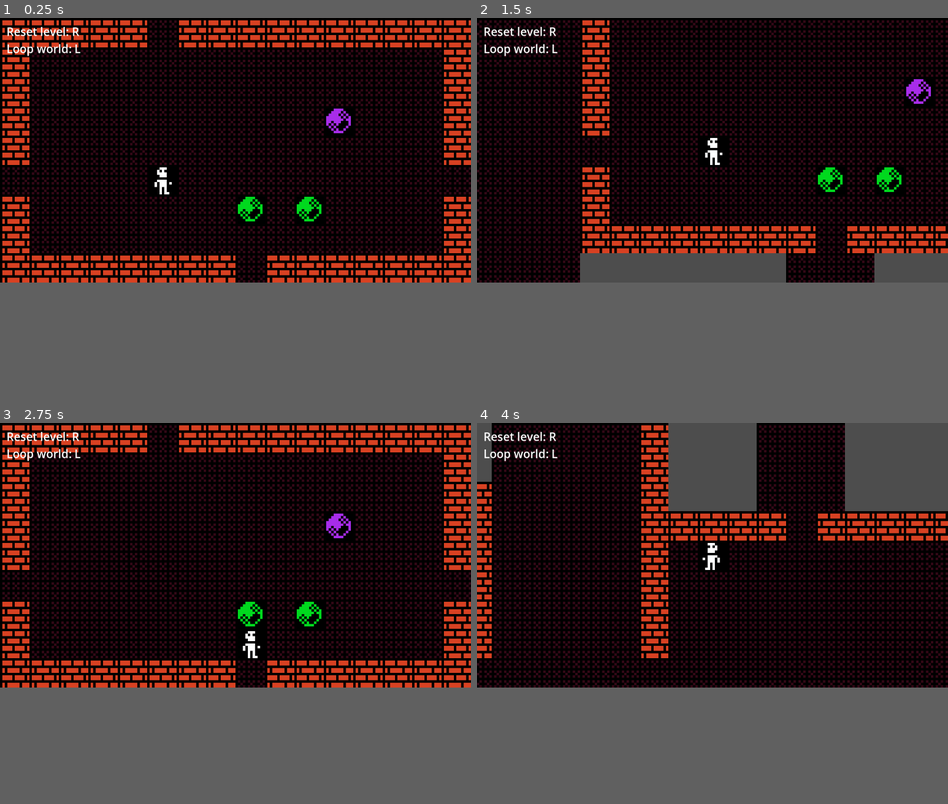
Above: before the commit, frames 1-4 (two rows, left to right).
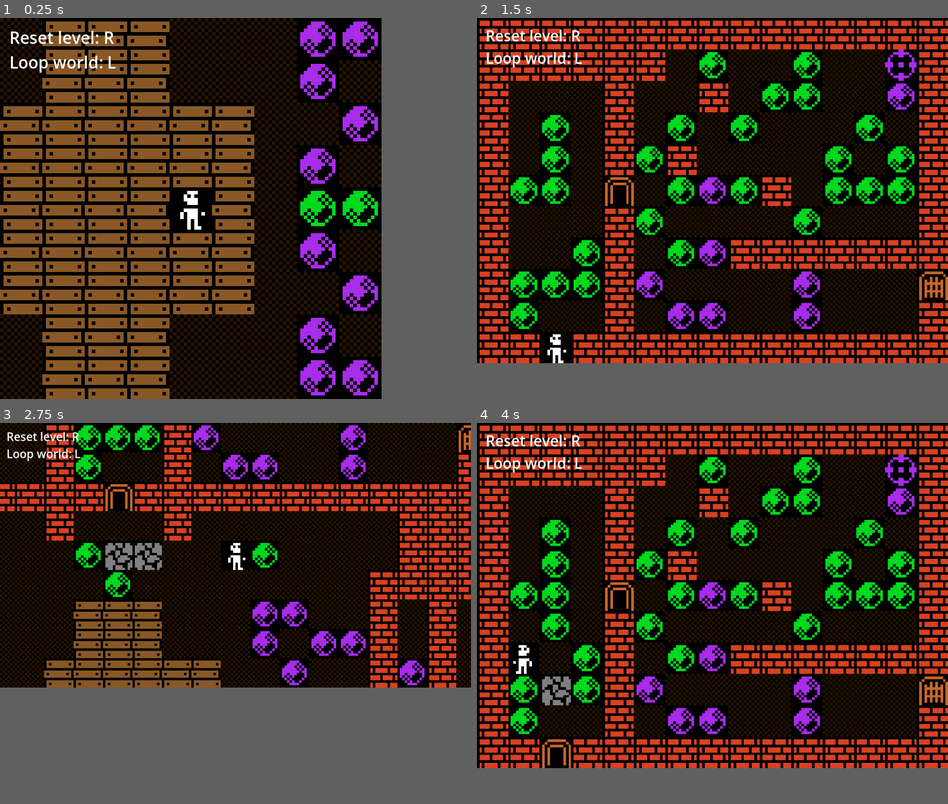
Above: after the commit, the same moments.

Repository: janhrastnik/gmtk2025
Game: Godot game, scene res://scenes/Lab_world.tscn
The game is run twice, just before and just after one commit, with the same random seed, the same clock (stepped at 60 frames per second) and the same inputs. Before the commit the project starts from res://scenes/room_resolution_test.tscn.
Inputs:
- Up to frame 1 (0.25 s): no input
- Up to frame 2 (1.5 s): tap Enter at 0.5 s; hold D (right) 0.53-1.28 s; hold C (camera_toggle) 0.53-1.28 s; hold S (down) from 1.28 s (still down); tap L (loop) at 1.35 s
- Up to frame 3 (2.75 s): release S (down) at 2.03 s; hold D (right) from 2.03 s (still down); hold C (camera_toggle) from 2.03 s (still down)
- Up to frame 4 (4 s): release D (right) at 2.78 s; release C (camera_toggle) at 2.78 s; hold W (up) 2.78-3.53 s; tap L (loop) at 2.85 s; hold A (left) from 3.53 s (still down); hold C (camera_toggle) from 3.53 s (still down)
In our replay, in frame 1 the window is 800x450 before the commit and 648x648 after it. These sizes can differ from the game's own. Grey fills any space a smaller window leaves; there, only what the larger window draws over its background counts as a difference.

The runs differ from the first frame. In frame 1, 58% of the frame differs, in the area x 0-100%, y 0-100%; in frame 2, 54%; in frame 3, 34%; in frame 4, 57%.

Commit message:
some rock fixes

Diff:
--- a/project.godot
+++ b/project.godot
@@ -11,7 +11,7 @@
 [application]
 
 config/name="gmtk2025"
-run/main_scene="uid://cexi6aq2u2acm"
+run/main_scene="uid://dg5qgpvblwkmw"
 config/features=PackedStringArray("4.4", "Forward Plus")
 config/icon="res://icon.svg"
 
--- a/scenes/Lab_world.tscn
+++ b/scenes/Lab_world.tscn
@@ -36,7 +36,7 @@
 visible = false
 
 [node name="Player" parent="." instance=ExtResource("2_7ap43")]
-position = Vector2(780, 0)
+position = Vector2(888, 0)
 starting_loop_position = Vector2(864, -108)
 
 [node name="TileMapLayer" type="TileMapLayer" parent="."]
--- a/scenes/interactable/loop_rock.tscn
+++ b/scenes/interactable/loop_rock.tscn
@@ -16,7 +16,8 @@
 offset = Vector2(6, 6)
 
 [node name="Area2D" type="Area2D" parent="."]
-collision_layer = 5
+collision_layer = 21
+collision_mask = 16
 
 [node name="CollisionShape2D" type="CollisionShape2D" parent="Area2D"]
 position = Vector2(6, 6)
--- a/scenes/interactable/reset_rock.gd
+++ b/scenes/interactable/reset_rock.gd
@@ -8,7 +8,7 @@
 func _ready() -> void:
 	super._ready()
 
-	starting_position = position
+	starting_position = global_position
 
 func reset_state():
-	position = starting_position
+	global_position = starting_position
--- a/scenes/interactable/rock.gd
+++ b/scenes/interactable/rock.gd
@@ -24,6 +24,8 @@
 	object_detect_area.position = Vector2(6.0, 6.0)
 	var col_shape: CollisionShape2D = CollisionShape2D.new()
 	col_shape.shape = detect_shape
+	# sadly this fucks up collisions
+	# object_detect_area.set_collision_layer_value(1, false)
 	object_detect_area.add_child(col_shape)
 	add_child(object_detect_area)
 
@@ -36,6 +38,7 @@
 		# we need to do this in a physics frame, otherwise
 		# area2d.get_overlapping_areas returns empty list
 		# at the start of the game
+		print("doing checks")
 		check_collisions()
 		check_for_objects()
 		do_checks = false
@@ -81,26 +84,25 @@
 				can_move_right = true
 
 func move_rock(pl: Player):
-	if global_position == pl.position - Vector2(0, 12.0) and can_move_up and not object_up:
+	if global_position == pl.global_position - Vector2(0, 12.0) and can_move_up and not object_up:
 		# player is below rock
 		global_position -= Vector2(0, 12.0)
-		pl.position -= Vector2(0, 12.0)
+		pl.global_position -= Vector2(0, 12.0)
 		$AudioStreamPlayer.play()
-	elif global_position == pl.position + Vector2(0, 12.0) and can_move_down and not object_down:
+	elif global_position == pl.global_position + Vector2(0, 12.0) and can_move_down and not object_down:
 		global_position += Vector2(0, 12.0)
-		pl.position += Vector2(0, 12.0)
+		pl.global_position += Vector2(0, 12.0)
 		$AudioStreamPlayer.play()
-	elif global_position == pl.position - Vector2(12.0, 0) and can_move_left and not object_left:
+	elif global_position == pl.global_position - Vector2(12.0, 0) and can_move_left and not object_left:
 		global_position -= Vector2(12.0, 0)
-		pl.position -= Vector2(12.0, 0)
+		pl.global_position -= Vector2(12.0, 0)
 		$AudioStreamPlayer.play()
-	elif global_position == pl.position + Vector2(12.0, 0) and can_move_right and not object_right:
+	elif global_position == pl.global_position + Vector2(12.0, 0) and can_move_right and not object_right:
 		global_position += Vector2(12.0, 0)
-		pl.position += Vector2(12.0, 0)
+		pl.global_position += Vector2(12.0, 0)
 		$AudioStreamPlayer.play()
 
-	check_collisions()
-	check_for_objects()
+	do_checks = true
 
 func check_for_objects():
 	object_up = false
@@ -117,15 +119,23 @@
 
 		if parent.global_position == global_position - Vector2(0, 12.0):
 			object_up = parent
+			if parent is Rock:
+				parent.object_down = self
 		elif parent.global_position == global_position + Vector2(0, 12.0):
 			object_down = parent
+			if parent is Rock:
+				parent.object_up = self
 		elif parent.global_position == global_position - Vector2(12.0, 0):
 			object_left = parent
+			if parent is Rock:
+				parent.object_right = self
 		elif parent.global_position == global_position + Vector2(12.0, 0):
 			object_right = parent
+			if parent is Rock:
+				parent.object_left = self
 
 func check_for_overlaps():
-	print("overlaps check")
+	# print("overlaps check")
 	for area in $Area2D.get_overlapping_areas():
 		var parent = area.get_parent()
 		if parent is ResetRock:
